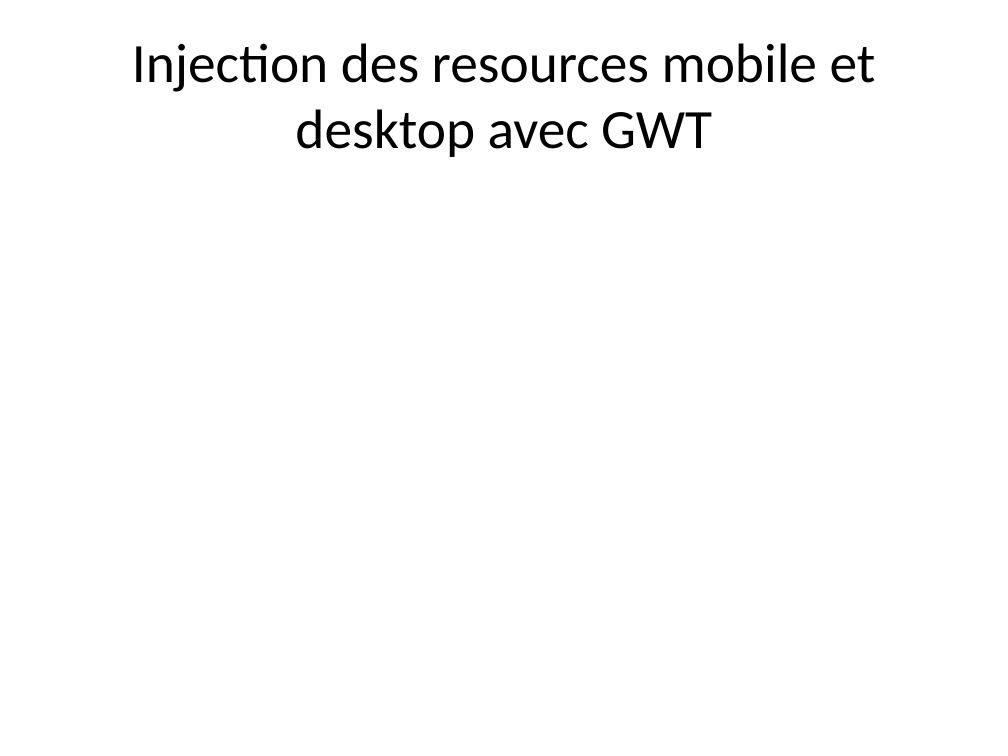
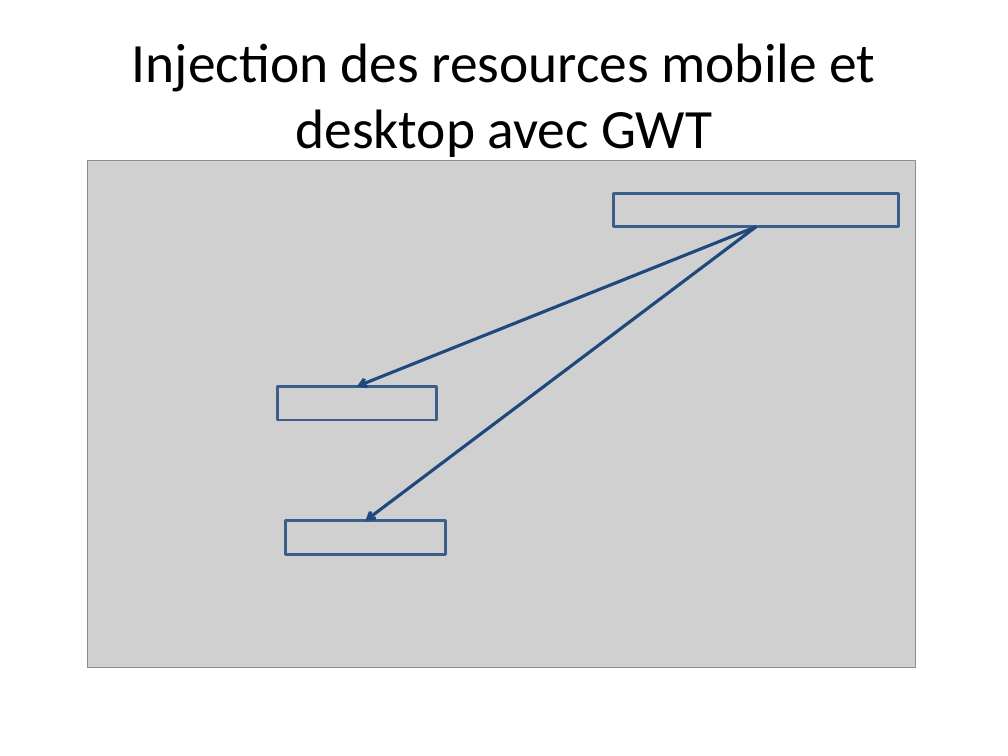
Before and after one commit to dbaeli/ez18n, a slide deck: slide 18 of ez18n-slides/ez18n_hands_on.pptx. Drawn at 1008x756 pixels with LibreOffice and Linux fonts; fonts in the diff are those of the drawing; grey boxes stand for pictures; background and template pictures are left out. Boxes give left, top, right and bottom in pixels: in the first picture for what was removed or moved away, otherwise in the second. Text is boxed around its words. In the diff, an @@ line names an element or a change of style, - is before the commit and + after.

```diff
--- a/ez18n-slides/ez18n_hands_on.pptx
+++ b/ez18n-slides/ez18n_hands_on.pptx
@@ picture added at (x1=88, y1=160, x2=916, y2=667) @@
@@ rectangle added at (x1=613, y1=194, x2=898, y2=227), outline #3A5F8C 2 pt @@
@@ arrow added from (756, 227) to (357, 386), #1F497D 2.25 pt @@
@@ arrow added from (756, 227) to (365, 521), #1F497D 2.25 pt @@
@@ rectangle added at (x1=277, y1=386, x2=436, y2=419), outline #3A5F8C 2 pt @@
@@ rectangle added at (x1=285, y1=521, x2=445, y2=554), outline #3A5F8C 2 pt @@
```
Also in this commit, not shown: 7 other slides changed, 2 other files.
